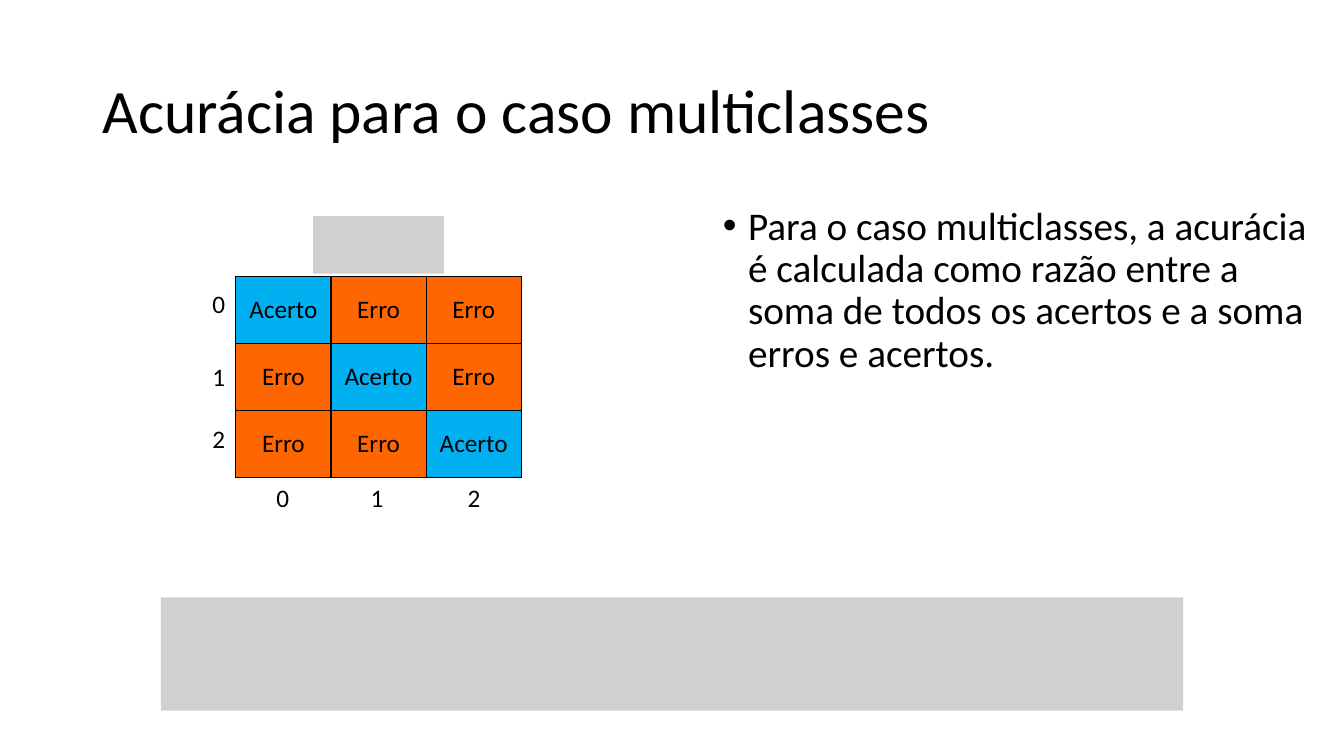
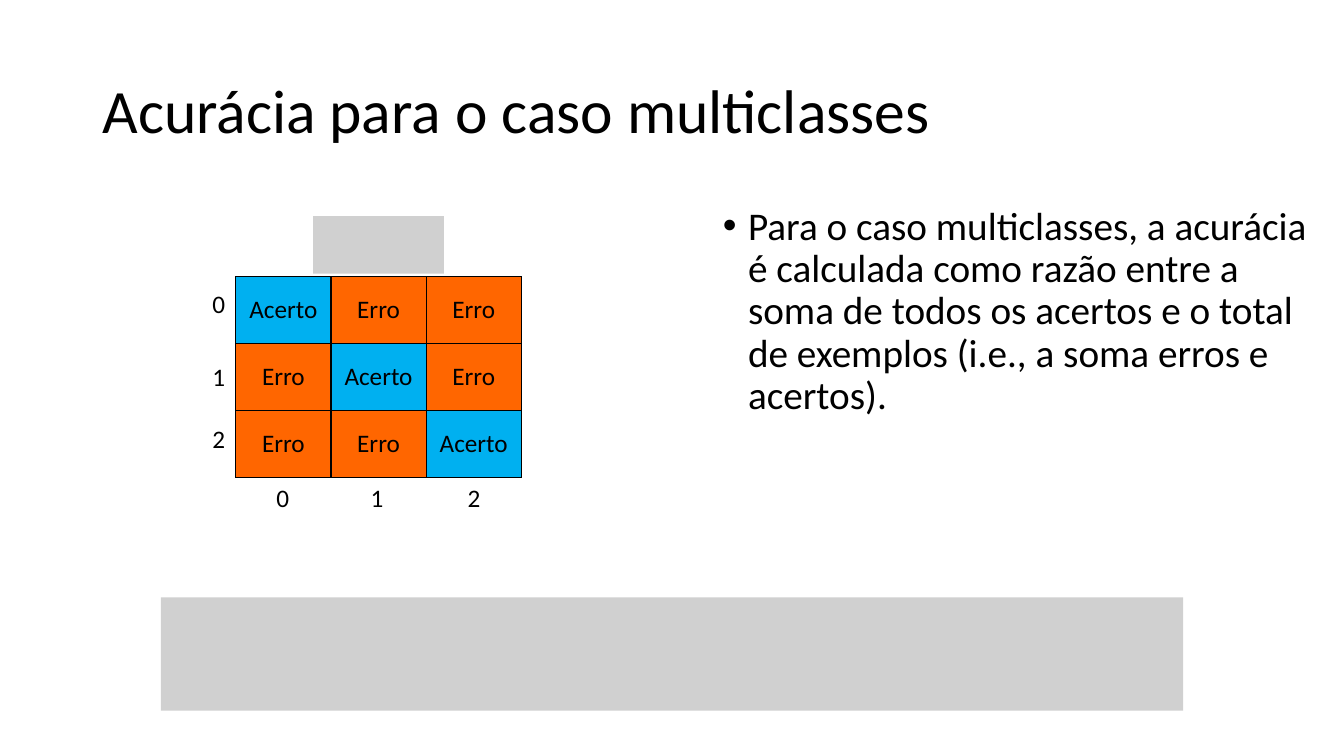
Before and after one commit to zz4fap/c24_inteligencia_artificial, a slide deck: slide 26 of slides/C24_Métricas_de_Classificação.pptx (slide 25 before the commit). Drawn at 1344x756 pixels with LibreOffice and Linux fonts; fonts in the diff are those of the drawing; grey boxes stand for pictures. Boxes give left, top, right and bottom in pixels: in the first picture for what was removed or moved away, otherwise in the second. Text is boxed around its words. In the diff, an @@ line names an element or a change of style, - is before the commit and + after.

```diff
--- a/slides/C24_Métricas_de_Classificação.pptx
+++ b/slides/C24_Métricas_de_Classificação.pptx
@@ text at (748,212,1307,415): text changed @@
-• Para o caso multiclasses, a acurácia é calculada como razão entre a soma de todos os acertos e a soma erros e acertos.
+• Para o caso multiclasses, a acurácia é calculada como razão entre a soma de todos os acertos e o total de exemplos (i.e., a soma erros e acertos).
```
Also in this commit, not shown: 15 other slides changed, 1 slide added, 2 other files.
